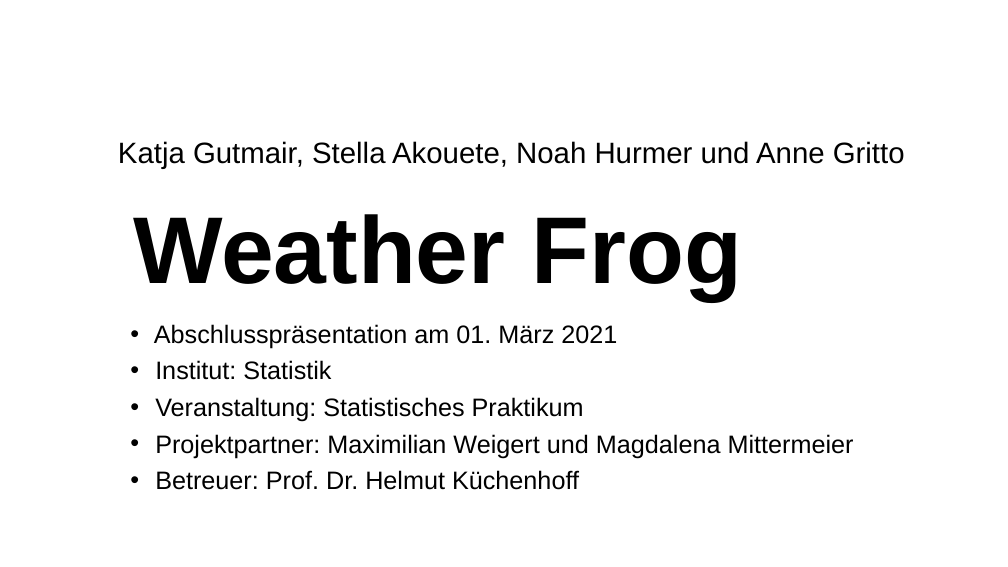
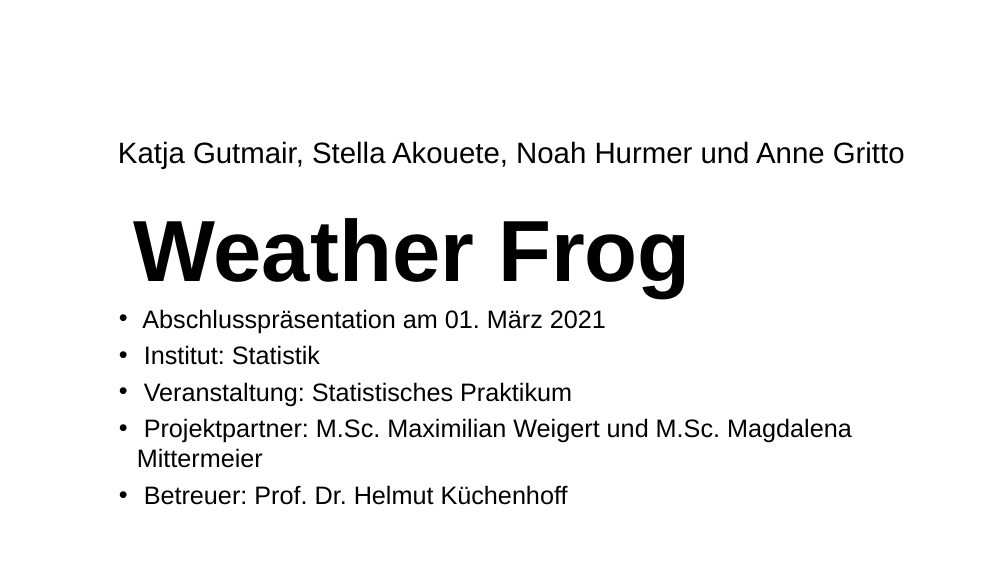
Before and after one commit to minimops/weatherFrog, a slide deck: slide 1 of documentation/ppt/Präsentation.pptx. Drawn at 1008x567 pixels with LibreOffice and Linux fonts; fonts in the diff are those of the drawing; background and template pictures are left out. Boxes give left, top, right and bottom in pixels: in the first picture for what was removed or moved away, otherwise in the second. Text is boxed around its words. In the diff, an @@ line names an element or a change of style, - is before the commit and + after.

```diff
--- a/documentation/ppt/Präsentation.pptx
+++ b/documentation/ppt/Präsentation.pptx
@@ text "Weather Frog" at (x1=133, y1=218, x2=691, y2=297): size 90.2 to 82.7 pt @@
@@ text "Abschlusspräsentation am 01. März 2021" moved from (x1=154, y1=324, x2=854, y2=490) to (x1=137, y1=309, x2=852, y2=505) @@
@@ text at (x1=137, y1=418, x2=852, y2=468): text changed @@
-• Projektpartner: Maximilian Weigert und Magdalena Mittermeier
+• Projektpartner: M.Sc. Maximilian Weigert und M.Sc. Magdalena Mittermeier
```
Also in this commit, not shown: 31 other slides changed, 9 slides added, 7 slides removed, 2 other files.
